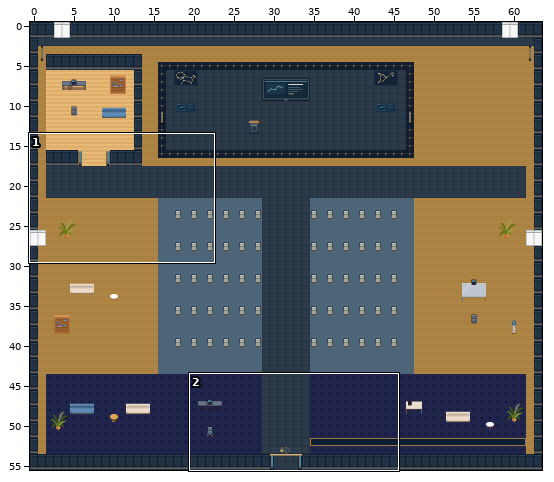
Tiled map (JSON) -- maps/solar-hall.tmj. Above, an overview of the earlier version with the close-up marked.
Close-up. The starting point:
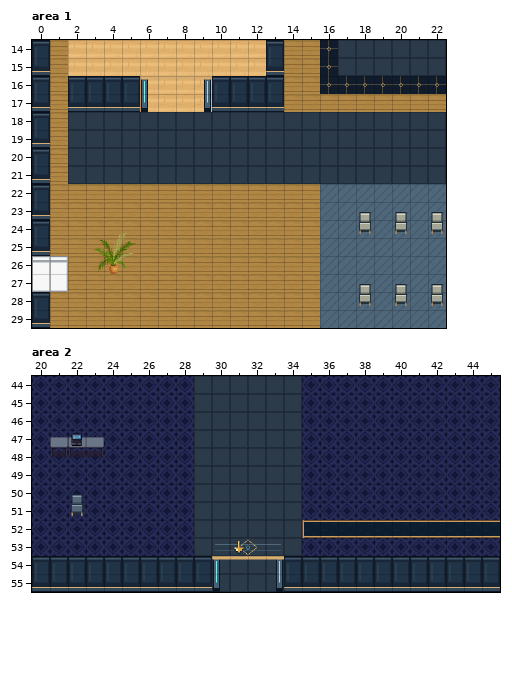
Cells are 32x32 px. Shown: area 1 x 0..22, y 14..29; area 2 x 20..45, y 44..55. The commit also changed other parts of the map, which this record leaves out.
And afterwards:
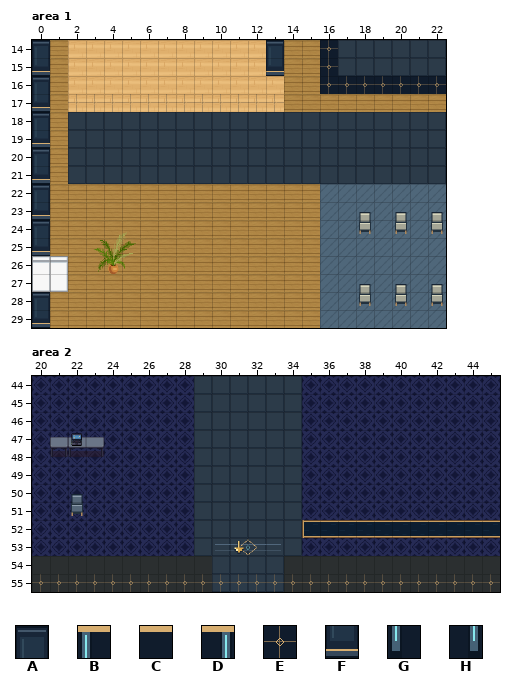
Key: from "art-0": A 0, B 1, C 2, D 4, E 15, F 16, G 17, H 20.
_ is an empty cell.
Edits made:
Layer "scenery-belowAvatar-0", area 1:
Tile E is added in row 17 at x 2 to 13.
Layer "scenery-aboveAvatar-0" (removed), area 1:
Tile A is gone in row 16 at x 2 to 5 and 10 to 13.
Tile B is gone in row 16 at x 6.
Tile D is gone in row 16 at x 9.
Tile F is gone in row 17 at x 2 to 5 and 10 to 13.
Tile G is gone in row 17 at x 6.
Tile H is gone in row 17 at x 9.
Layer "scenery-belowAvatar-0", area 2:
Tile E is added in row 55 at x 30 to 33.
Layer "scenery-belowAvatar-3", area 2:
Tile E is added in row 55 at x 20 to 29 and 34 to 45.
Layer "scenery-aboveAvatar-0" (removed), area 2:
Tile B is gone in row 54 at x 30.
Tile C is gone in row 54 at x 31 to 32.
Tile D is gone in row 54 at x 33.
Tile G is gone in row 55 at x 30.
Tile H is gone in row 55 at x 33.
Layer "scenery-aboveAvatar-1" (removed), area 2:
Tile A is gone in row 54 at x 20 to 29 and 34 to 45.
Tile F is gone in row 55 at x 20 to 29 and 34 to 45.
